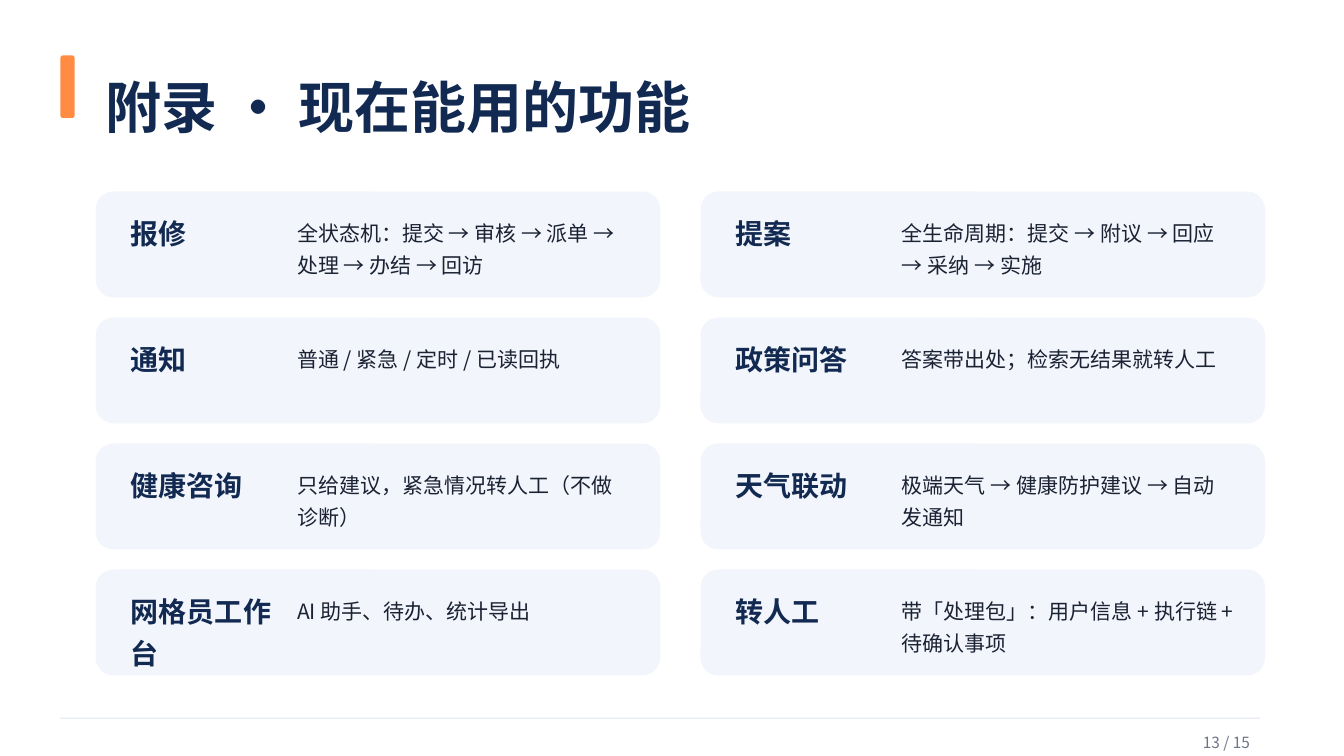
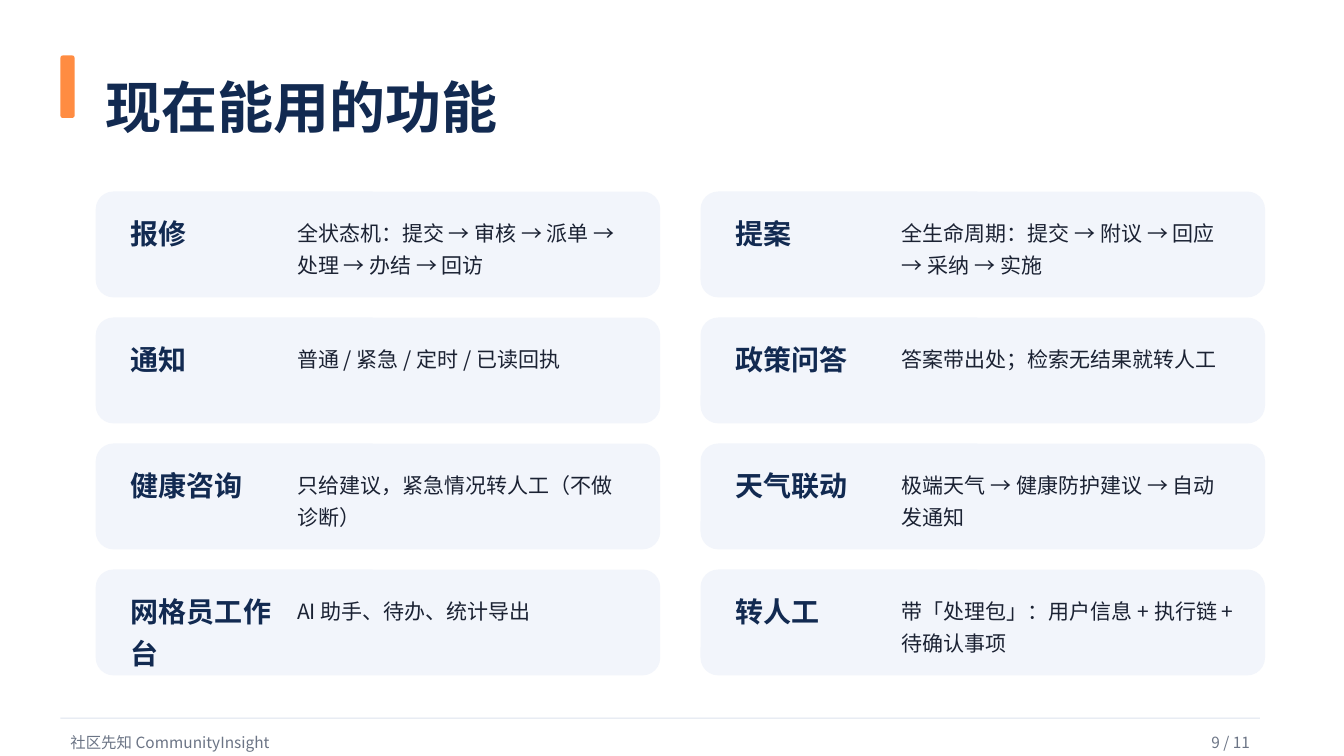
Before and after one commit to woshuofengsu/campus-insight-agent, a slide deck: slide 9 of docs/competition/9月22日路演-社区先知.pptx (slide 13 before the commit). Drawn at 1344x756 pixels with LibreOffice and Linux fonts; fonts in the diff are those of the drawing. Boxes give left, top, right and bottom in pixels: in the first picture for what was removed or moved away, otherwise in the second. Text is boxed around its words. In the diff, an @@ line names an element or a change of style, - is before the commit and + after.

Commit message:
把附录三页提升进正文：架构与数据流 / 再看几处细节 / 现在能用的功能（正文 8→11 页）
用户要求：把附录里的「更多界面」「现在能用的功能」「它是怎么搭起来的」放进正文。

一、正文重排为 11 页
1 封面 / 2 痛点 / 3 方案总览 / 4 它是怎么搭起来的（架构与数据流）/ 5 多智能体与双层防线（重点）
6 适老化 / 7 五步走完一套流程 / 8 再看几处细节 / 9 现在能用的功能 / 10 数字墙 / 11 位置与三个诉求

二、保留部分
- 备用 2 页：为什么规则为主·大模型为辅 / 防编造与数据安全
- 附录 2 页：如需看实物 / 最常被问的四个问题

三、顺手理顺的两件事
- 页码体系改为一套：正文显示 n/11；附录页给「附录」文字标签（不再出现 n/11 与 n/15 两套分母）
- 讲者备注扩为 16 条、与页面顺序一一对应，新增架构页与功能页的讲法

四、生成脚本重写（结构更清楚，经验全部保留）
- 抽出 ROLES 常量（3、4 两页共用九个角色）
- 新增 pic_fit()：竖屏手机截图统一走 letterbox，避免"按宽度缩放变很高压住说明"的老问题
- 页面文字继续不含任何"给作者自己看"的说明（未做美化/本地可复现/舞台提示等一律不写）

验证：ruff 0 · verify_ppt 问题条目 0 · 真 PowerPoint 打开成功并导出 15 页预览 PDF（697KB）

```diff
--- a/docs/competition/9月22日路演-社区先知.pptx
+++ b/docs/competition/9月22日路演-社区先知.pptx
@@ text at bbox=[106, 80, 498, 133]: text changed @@
-附录 · 现在能用的功能
+现在能用的功能
@@ text added at bbox=[70, 735, 270, 752], 11 pt, text #6B7485 @@
+社区先知 CommunityInsight
@@ text removed at bbox=[1203, 736, 1250, 748] @@
-13 / 15
@@ text added at bbox=[1211, 736, 1250, 748], 11 pt, text #6B7485 @@
+9 / 11
```
Also in this commit, not shown: 13 other slides changed, 1 other file.
